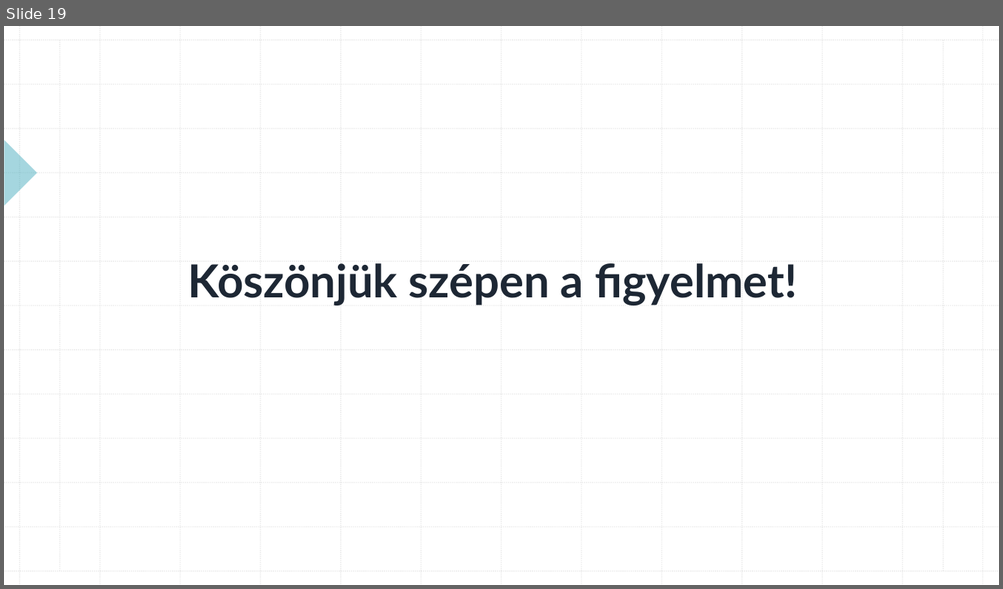
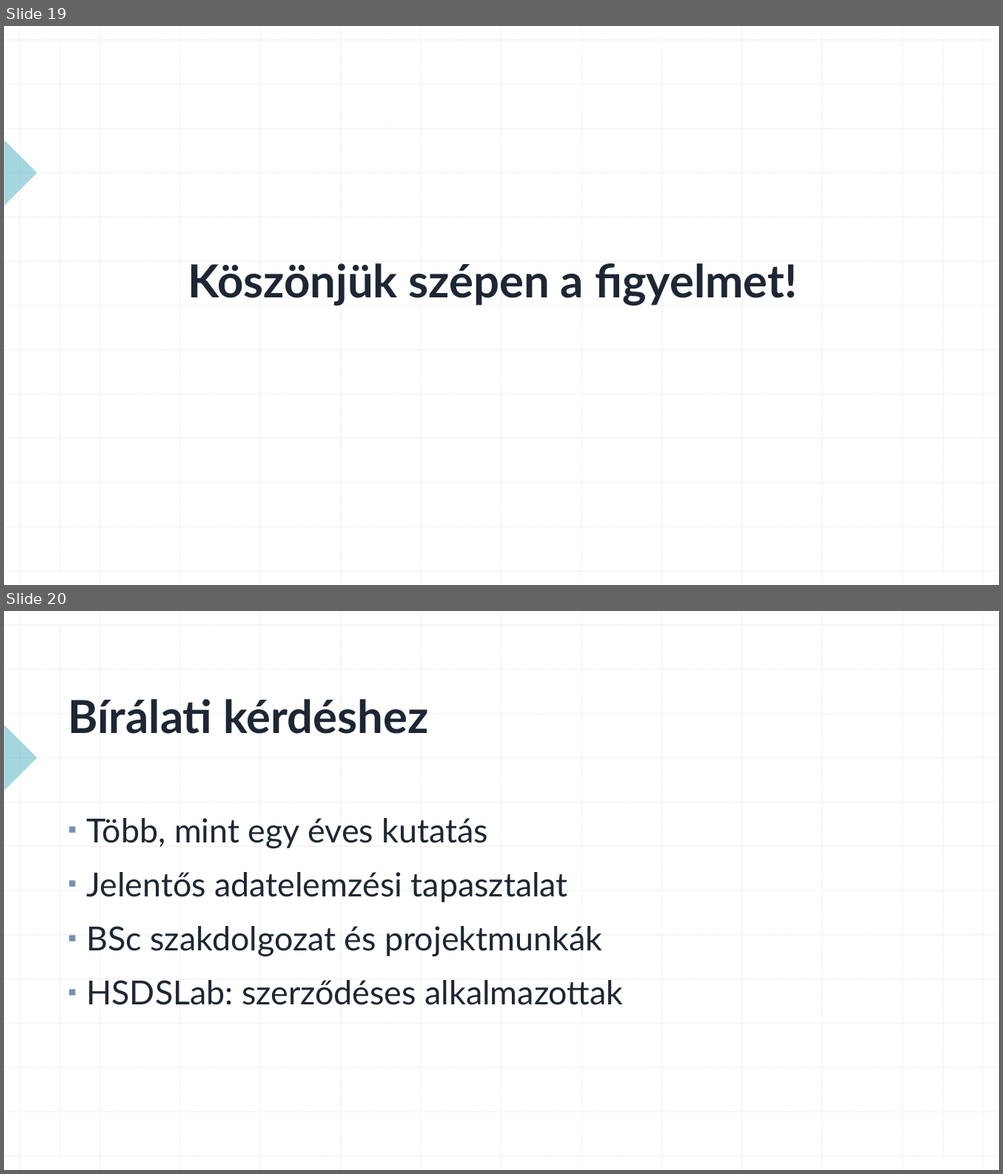
Before and after one commit to konderal333/-nkutfel, a slide deck: TDK prezi.pptx. Shown one above the other, each under a label of ours: slide 19 before the commit, slides 19 and 20 after it. The pictures are 1003x589 and 1003x1174 pixels, drawn with LibreOffice and Linux fonts; fonts in the diff are those of the drawing. Boxes give left, top, right and bottom in pixels: in the first picture for what was removed or moved away, otherwise in the second. Text is boxed around its words. In the diff, an @@ line names an element or a change of style, - is before the commit and + after.

```diff
--- a/TDK prezi.pptx
+++ b/TDK prezi.pptx
@@ slide 20 added at box(4, 611, 999, 1170), background #FFFFFF; not listed: 29 template elements that a slide beside it also shows @@
@@ title added at box(68, 699, 428, 734), 44 pt, text #1D2734, bold @@
+Bírálati kérdéshez
@@ text added at box(86, 818, 623, 1005), 32 pt, text #1D2734 @@
+▪ Több, mint egy éves kutatás
+▪ Jelentős adatelemzési tapasztalat
+▪ BSc szakdolgozat és projektmunkák
+▪ HSDSLab: szerződéses alkalmazottak
```
Also in this commit, not shown: 4 slides changed.
